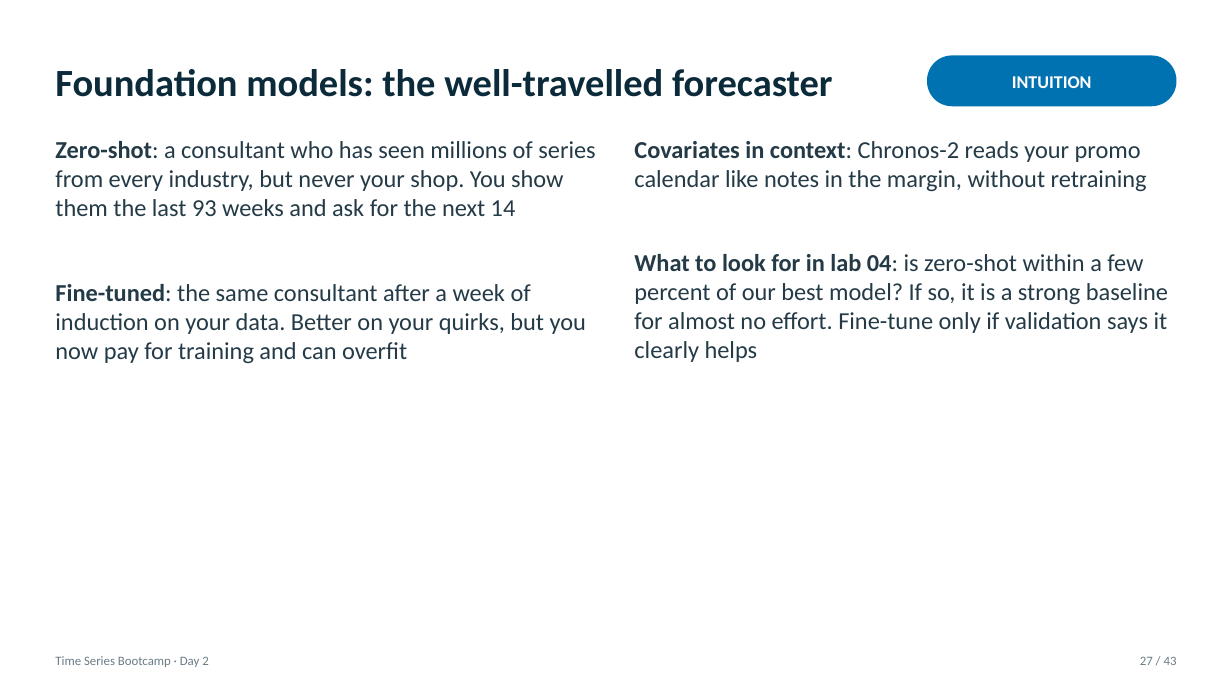
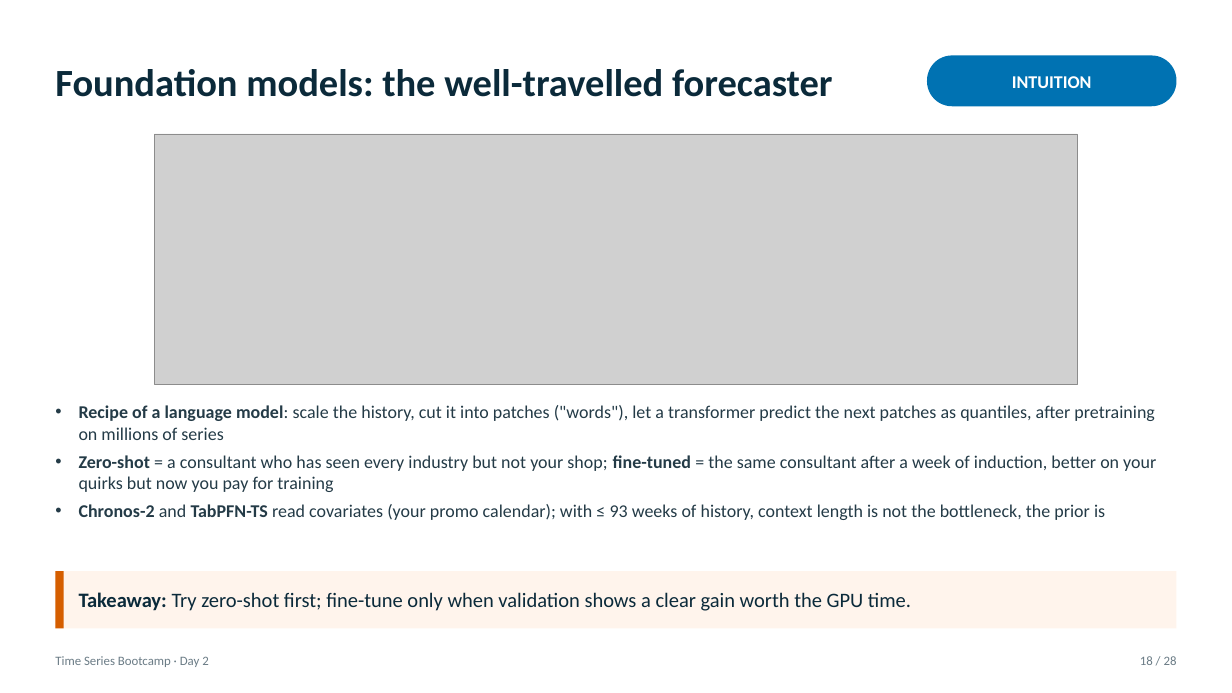
Before and after one commit to tackes/time-series-forecasting-bootcamp, a slide deck: slide 18 of day2_neural/slides/day2_slides.pptx (slide 27 before the commit). Drawn at 1232x693 pixels with LibreOffice and Linux fonts; fonts in the diff are those of the drawing; grey boxes stand for pictures. Boxes give left, top, right and bottom in pixels: in the first picture for what was removed or moved away, otherwise in the second. Text is boxed around its words. In the diff, an @@ line names an element or a change of style, - is before the commit and + after.

```diff
--- a/day2_neural/slides/day2_slides.pptx
+++ b/day2_neural/slides/day2_slides.pptx
@@ text removed at <box>55,141,595,216</box> @@
-Zero-shot: a consultant who has seen millions of series from every industry, but never your shop. You show them the last 93 weeks and ask for the next 14
@@ picture added at <box>154,134,1078,384</box> @@
@@ text removed at <box>634,141,1147,191</box> @@
-Covariates in context: Chronos-2 reads your promo calendar like notes in the margin, without retraining
@@ text removed at <box>634,254,1168,362</box> @@
-What to look for in lab 04: is zero-shot within a few percent of our best model? If so, it is a strong baseline for almost no effort. Fine-tune only if validation says it clearly helps
@@ text at <box>79,405,1156,520</box>: text changed; size 19 to 14 pt @@
-Fine-tuned: the same consultant after a week of induction on your data. Better on your quirks, but you now pay for training and can overfit
+• Recipe of a language model: scale the history, cut it into patches ("words"), let a transformer predict the next patches as quantiles, after pretraining on millions of series
+• Zero-shot = a consultant who has seen every industry but not your shop; fine-tuned = the same consultant after a week of induction, better on your quirks but now you pay for training
+• Chronos-2 and TabPFN-TS read covariates (your promo calendar); with ≤ 93 weeks of history, context length is not the bottleneck, the prior is
@@ rectangle added at <box>55,571,1177,628</box>, fill #FFF4EC @@
@@ rectangle added at <box>55,571,64,628</box>, fill #D55E00 @@
@@ text added at <box>79,592,911,611</box>, 16 pt, text #0B2A3A @@
+Takeaway: Try zero-shot first; fine-tune only when validation shows a clear gain worth the GPU time.
@@ text at <box>1140,656,1177,665</box>: text changed @@
-27 / 43
+18 / 28
```
Also in this commit, not shown: 17 other slides changed, 8 slides added, 23 slides removed, 26 other files.
